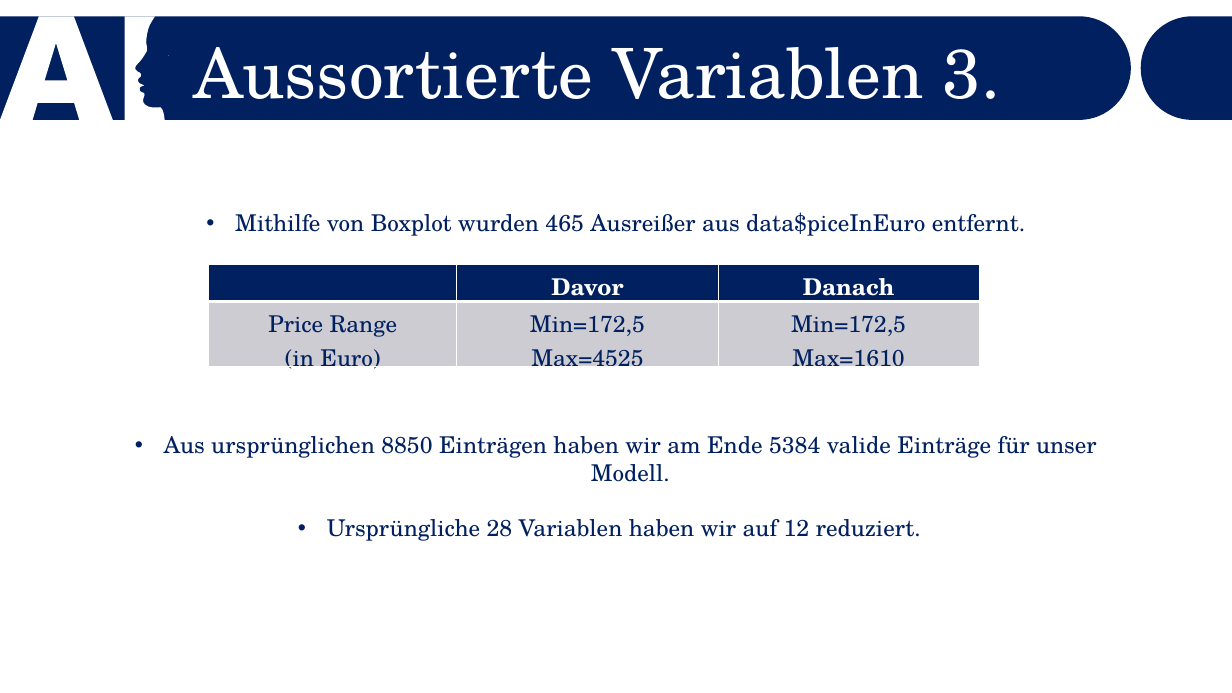
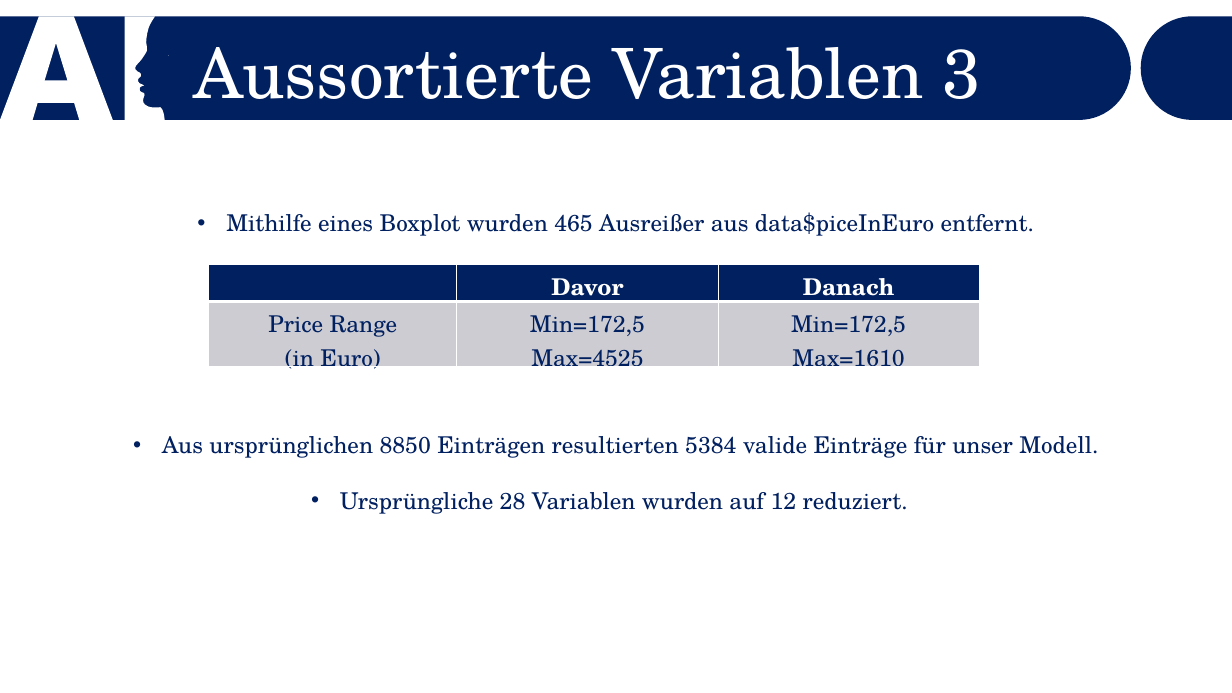
Before and after one commit to Dewin154/Projekt_Bauer, a slide deck: slide 6 of Mietspiegel_in_Polen.pptx. Drawn at 1232x693 pixels with LibreOffice and Linux fonts; fonts in the diff are those of the drawing. Boxes give left, top, right and bottom in pixels: in the first picture for what was removed or moved away, otherwise in the second. Text is boxed around its words. In the diff, an @@ line names an element or a change of style, - is before the commit and + after.

```diff
--- a/Mietspiegel_in_Polen.pptx
+++ b/Mietspiegel_in_Polen.pptx
@@ text at bbox=[194, 47, 982, 99]: text changed @@
-Aussortierte Variablen 3.
+Aussortierte Variablen 3
@@ text at bbox=[162, 212, 1098, 514]: text changed @@
-• Mithilfe von Boxplot wurden 465 Ausreißer aus data$piceInEuro entfernt.
-• Aus ursprünglichen 8850 Einträgen haben wir am Ende 5384 valide Einträge für unser Modell.
-• Ursprüngliche 28 Variablen haben wir auf 12 reduziert.
+• Mithilfe eines Boxplot wurden 465 Ausreißer aus data$piceInEuro entfernt.
+• Aus ursprünglichen 8850 Einträgen resultierten 5384 valide Einträge für unser Modell.
+• Ursprüngliche 28 Variablen wurden auf 12 reduziert.
```
Also in this commit, not shown: 3 other slides changed.
